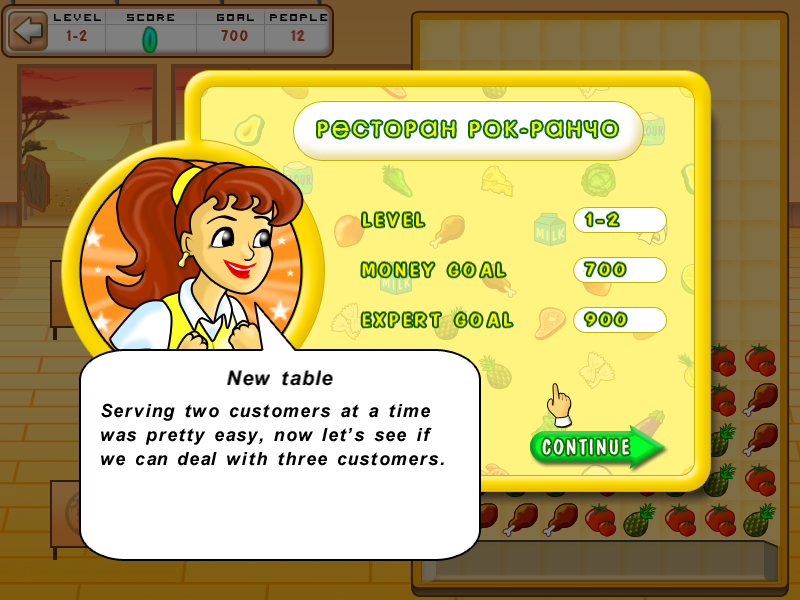
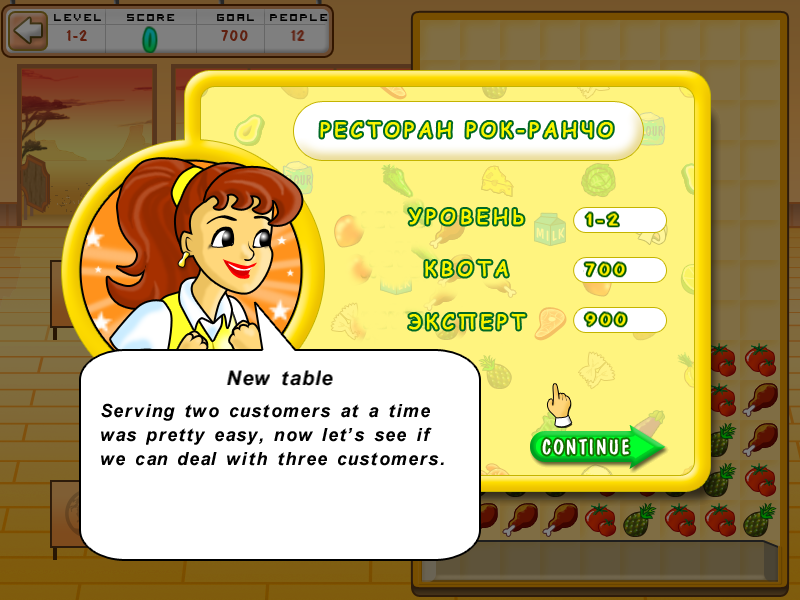
Before/after of a 800 x 600 layered artwork. What changed in the layer stack:
added layer "РЕСТОРАН РОК-РАНЧО УРОВЕНЬ" (1st of 3) above "РЕСТОРАН РОК-РАНЧО УРОВЕНЬ" over [320, 121, 613, 330]
renamed "РЕСТОРАН РОК-РАНЧО" to "РЕСТОРАН РОК-РАНЧО УРОВЕНЬ", hid it, painted on it over [317, 121, 618, 341]
painted on "Слой 1" over [347, 198, 515, 342]
